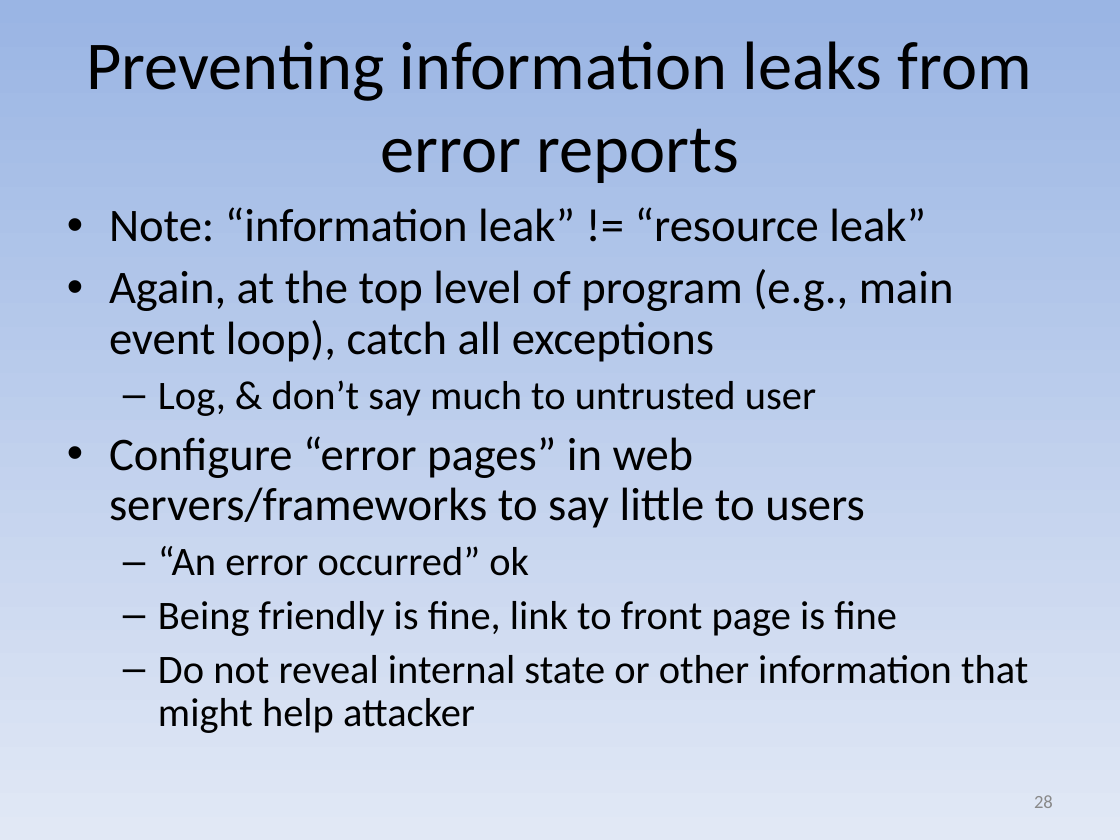
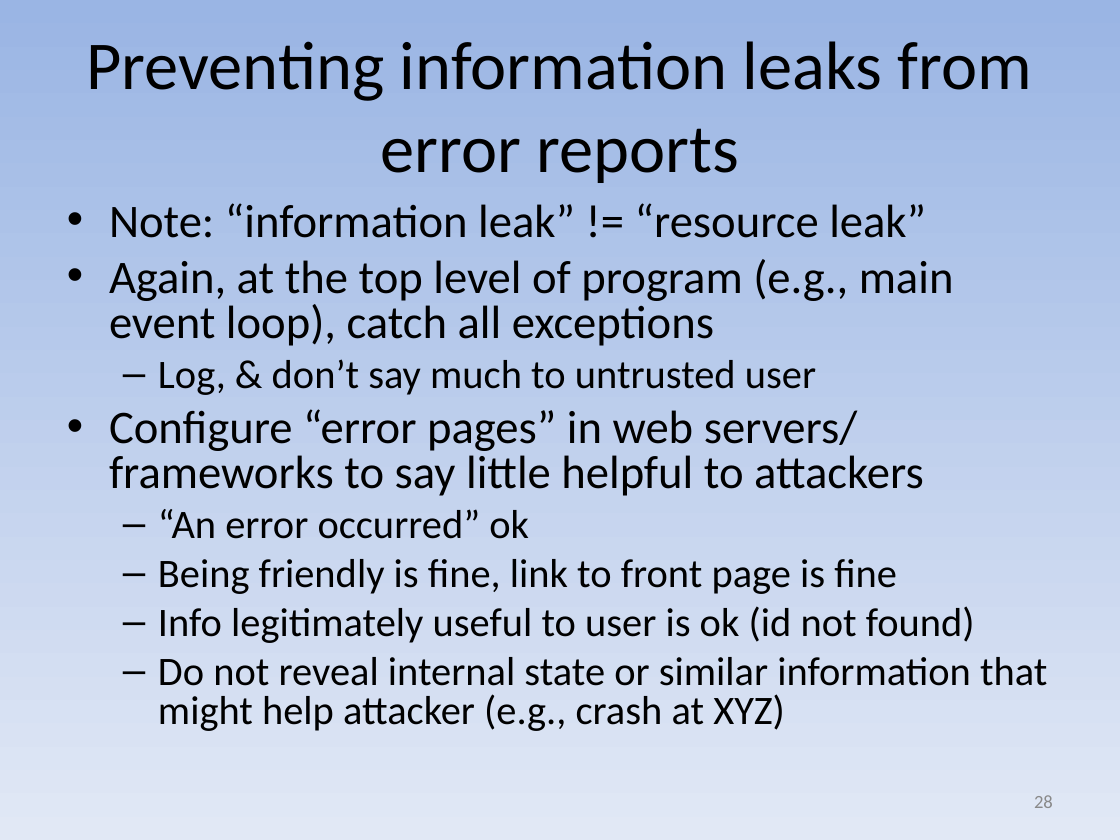
Before and after one commit to david-a-wheeler/david-a-wheeler.github.io, a slide deck: slide 28 of secure-class/presentations/Secure-Software-8-Errors.ppt. Drawn at 1120x840 pixels with LibreOffice and Linux fonts; fonts in the diff are those of the drawing. Boxes give left, top, right and bottom in pixels: in the first picture for what was removed or moved away, otherwise in the second. Text is boxed around its words. In the diff, an @@ line names an element or a change of style, - is before the commit and + after.

Commit message:
Improve Secure-Software-8-Errors.ppt

```diff
--- a/secure-class/presentations/Secure-Software-8-Errors.ppt
+++ b/secure-class/presentations/Secure-Software-8-Errors.ppt
@@ text at bbox=[109, 203, 954, 594]: line spacing 0.9 to 0.8 @@
@@ text at bbox=[109, 409, 924, 496]: text changed @@
-• Configure “error pages” in web servers/frameworks to say little to users
+• Configure “error pages” in web servers/ frameworks to say little helpful to attackers
@@ text at bbox=[158, 606, 1047, 731]: text changed @@
-  – Do not reveal internal state or other information that might help attacker
+  – Info legitimately useful to user is ok (id not found)
+  – Do not reveal internal state or similar information that might help attacker (e.g., crash at XYZ)
```
Also in this commit, not shown: 3 other slides changed, 2 slides added.
